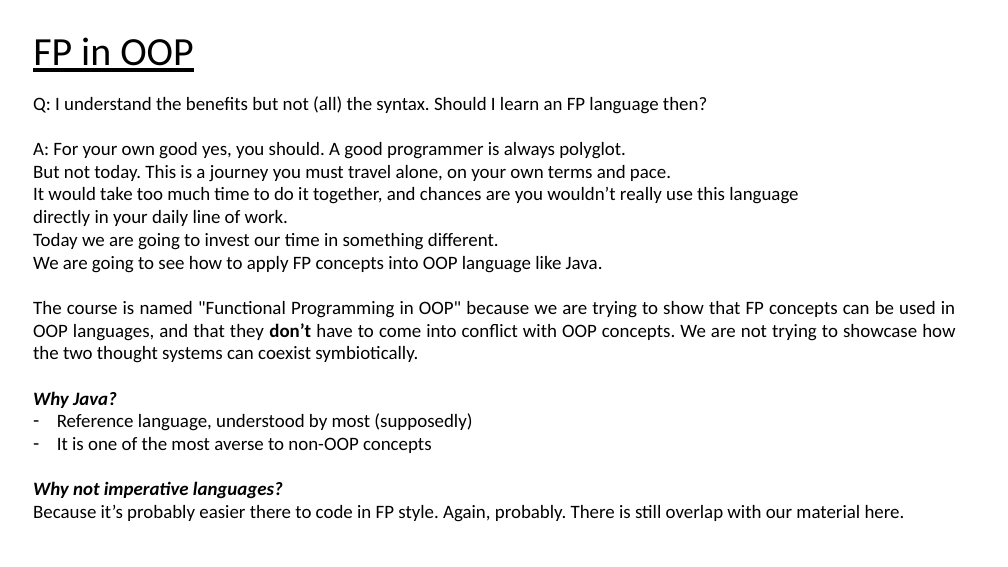
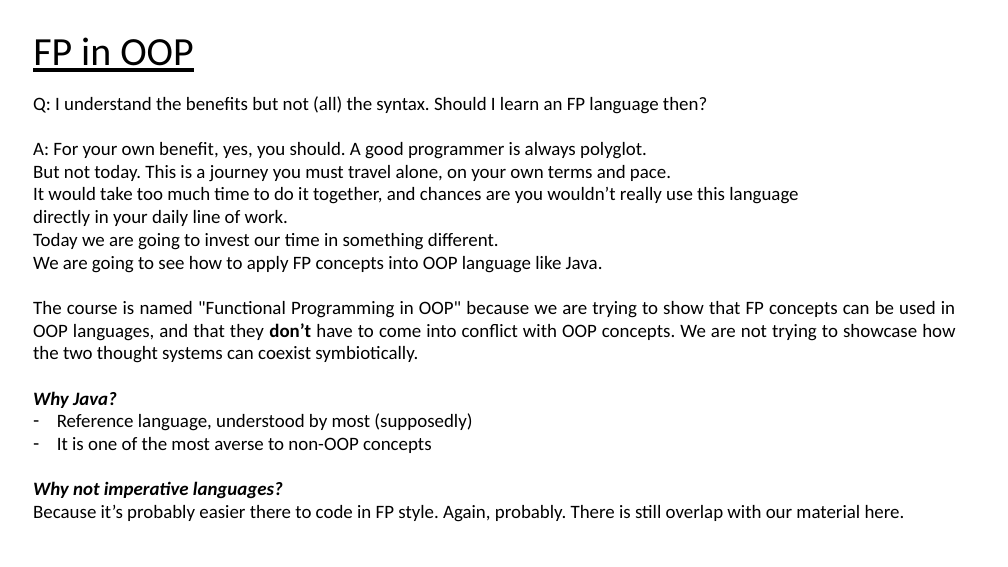
Before and after one commit to kgkoutis/fp_in_oop, a slide deck: slide 14 of Introduction to Functional Programming.pptm. Drawn at 1008x567 pixels with LibreOffice and Linux fonts; fonts in the diff are those of the drawing. Boxes give left, top, right and bottom in pixels: in the first picture for what was removed or moved away, otherwise in the second. Text is boxed around its words. In the diff, an @@ line names an element or a change of style, - is before the commit and + after.

```diff
--- a/Introduction to Functional Programming.pptm
+++ b/Introduction to Functional Programming.pptm
@@ text at (33, 142, 647, 159): text changed @@
-A: For your own good yes, you should. A good programmer is always polyglot.
+A: For your own benefit, yes, you should. A good programmer is always polyglot.
```
Also in this commit, not shown: 3 other slides changed, 1 other file.
